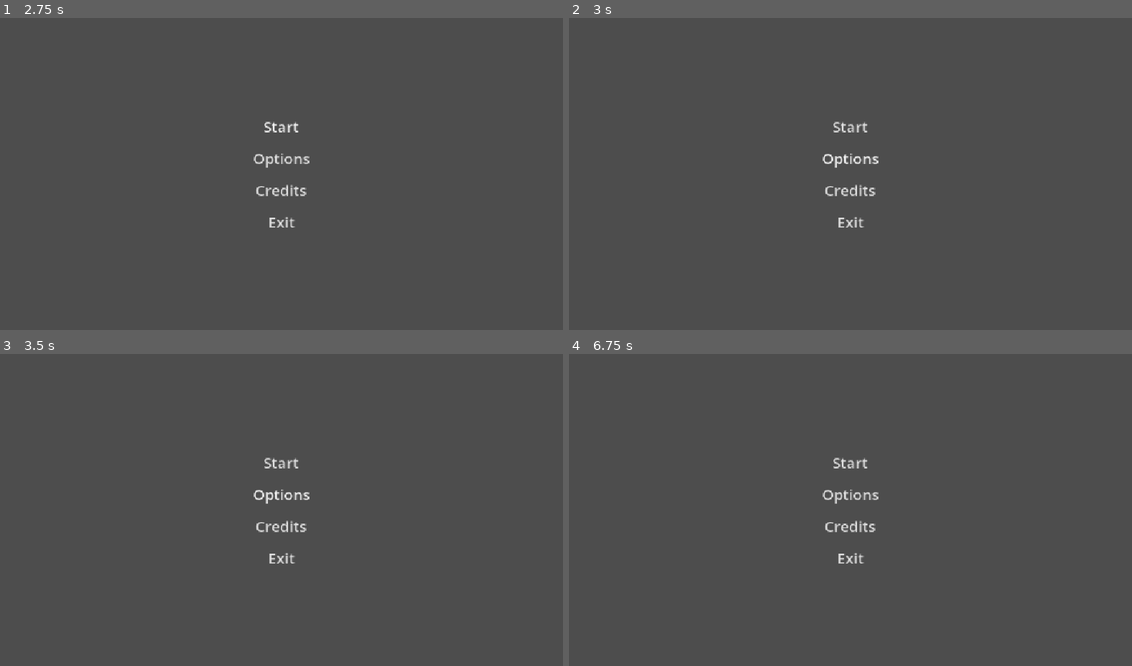
Above: before the commit, frames 1-4 (two rows, left to right).
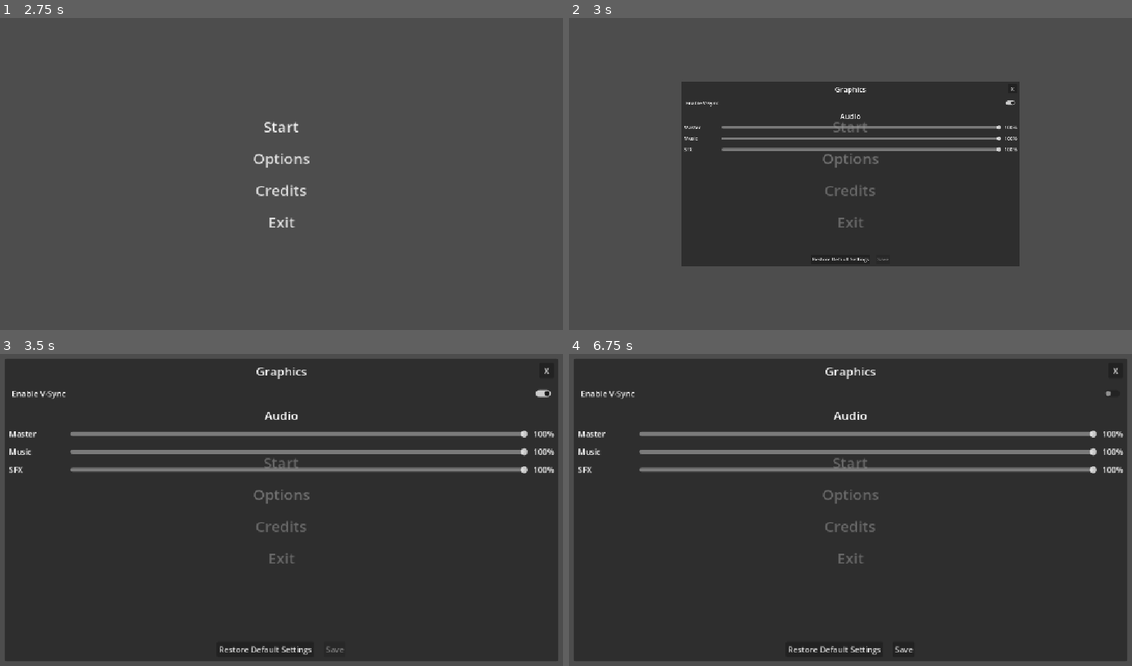
Above: after the commit, the same moments.

Repository: NetroScript/iFSRGameJam2026
Game: Godot game, scene res://scenes/MainStage.tscn
Same seed, same stepped clock (60 frames per second), same inputs: the game is played once before the commit and once after it. Before the commit the project starts from res://scenes/gui/MainMenu.tscn.
Inputs (mouse positions are in pixels of both pictures, inside the frame that each line leads up to):
- Up to frame 1 (2.75 s): click "Start" at 0.5 s; click "Start" at 1.25 s; click "Start" at 2 s
- Up to frame 2 (3 s): click "Options" at 2.75 s
- Up to frame 3 (3.5 s): no input
- Up to frame 4 (6.75 s): click (833, 650) at 3.5 s, where only the run after the commit has a clickable "Restore Default Settings"; click (1115, 369) at 4.25 s, where only the run after the commit has a clickable "X"; click "Credits" at 5 s; tap O at 5.85 s; click (850, 394) at 6.5 s, where only the run after the commit has a clickable "Enable V-Sync"

Frame 1 is identical in both runs. In frame 2, 35% of the frame differs, in the area x 19-81%, y 20-80%; in frame 3, 94%; in frame 4, 94%, in the area x 0-100%, y 1-99%.

Commit message:
Add a main staging scene with always available settings menu

Diff:
--- a/project.godot
+++ b/project.godot
@@ -11,7 +11,7 @@
 [application]
 
 config/name="iFSRGameJam2026"
-run/main_scene="uid://wckarbcnw7jo"
+run/main_scene="uid://xc7tlwt70oxa"
 config/features=PackedStringArray("4.7", "GL Compatibility")
 config/icon="res://icon.svg"
 
--- /dev/null
+++ b/scenes/MainStage.tscn
@@ -0,0 +1,58 @@
+[gd_scene format=3 uid="uid://xc7tlwt70oxa"]
+
+[ext_resource type="PackedScene" uid="uid://wckarbcnw7jo" path="res://scenes/gui/MainMenu.tscn" id="1_to7s8"]
+[ext_resource type="PackedScene" uid="uid://da7q2hlv4ol03" path="res://scenes/gui/Popups/SettingsMenu.tscn" id="2_p4jr8"]
+
+[sub_resource type="GDScript" id="GDScript_4ityg"]
+script/source = "extends MarginContainer
+
+func _ready() -> void:
+	GState.settings_open_changed.connect(_update_open)
+	_update_open(GState.settings_open, 0.0)
+
+func _update_open(open: bool, animation_duration: = 0.3) -> void:
+	if open:
+		offset_transform_scale = Vector2(0.00001, 0.00001)
+		show()
+		create_tween().tween_property(self, 'offset_transform_scale', Vector2(1.0,1.0), animation_duration)
+	else:
+		offset_transform_scale = Vector2(1.0,1.0)
+		var tween := create_tween()
+		tween.tween_property(self, 'offset_transform_scale', Vector2(0.0,0.0), animation_duration)
+		tween.tween_callback(hide)
+
+func _unhandled_key_input(event: InputEvent) -> void:
+	var e := event as InputEventKey
+
+	if e.pressed and e.keycode == KEY_O:
+		GState.settings_open = !GState.settings_open
+"
+
+[node name="MainStage" type="Node" unique_id=555776025]
+
+[node name="LoadedScene" type="Node" parent="." unique_id=1924027610]
+unique_name_in_owner = true
+
+[node name="MainMenu" parent="LoadedScene" unique_id=1412661822 instance=ExtResource("1_to7s8")]
+
+[node name="CanvasLayer" type="CanvasLayer" parent="." unique_id=740750799]
+
+[node name="Settings" type="MarginContainer" parent="CanvasLayer" unique_id=1688230196]
+unique_name_in_owner = true
+visible = false
+anchors_preset = 15
+anchor_right = 1.0
+anchor_bottom = 1.0
+grow_horizontal = 2
+grow_vertical = 2
+size_flags_horizontal = 3
+size_flags_vertical = 3
+offset_transform_enabled = true
+theme_override_constants/margin_left = 20
+theme_override_constants/margin_top = 20
+theme_override_constants/margin_right = 20
+theme_override_constants/margin_bottom = 20
+script = SubResource("GDScript_4ityg")
+
+[node name="SettingsMenu" parent="CanvasLayer/Settings" unique_id=1023722682 instance=ExtResource("2_p4jr8")]
+layout_mode = 2
--- a/scenes/gui/MainMenu.tscn
+++ b/scenes/gui/MainMenu.tscn
@@ -2,6 +2,13 @@
 
 [sub_resource type="Theme" id="Theme_jes8i"]
 default_font_size = 30
+
+[sub_resource type="GDScript" id="GDScript_n3jsm"]
+script/source = "extends Button
+
+func _pressed() -> void:
+	GState.settings_open = true
+"
 
 [sub_resource type="GDScript" id="GDScript_jes8i"]
 script/source = "extends Button
@@ -51,6 +58,7 @@
 mouse_default_cursor_shape = 2
 text = "Options"
 flat = true
+script = SubResource("GDScript_n3jsm")
 
 [node name="Credits" type="Button" parent="MarginContainer/CenterContainer/VBoxContainer" unique_id=2110641265]
 layout_mode = 2
--- a/scenes/gui/Popups/SettingsMenu.tscn
+++ b/scenes/gui/Popups/SettingsMenu.tscn
@@ -3,6 +3,8 @@
 [ext_resource type="Script" uid="uid://8pvllssfg52c" path="res://scripts/state/GStateBooleanSetting.gd" id="1_iq6gb"]
 [ext_resource type="Script" uid="uid://edx4fjtvaouv" path="res://scripts/gui/AudioBusSettingsBuilder.gd" id="2_tq5p4"]
 [ext_resource type="Script" uid="uid://cssxbioe67kea" path="res://scripts/gui/SettingsSaveControls.gd" id="3_d7b0y"]
+
+[sub_resource type="StyleBoxEmpty" id="StyleBoxEmpty_4pgql"]
 
 [sub_resource type="GDScript" id="GDScript_h0jln"]
 script/source = "extends Button
@@ -12,22 +14,12 @@
 	GState.settings_open = false
 "
 
-[sub_resource type="StyleBoxEmpty" id="StyleBoxEmpty_4pgql"]
-
 [node name="SettingsMenu" type="PanelContainer" unique_id=1023722682]
 anchors_preset = 15
 anchor_right = 1.0
 anchor_bottom = 1.0
 grow_horizontal = 2
 grow_vertical = 2
-
-[node name="Close" type="Button" parent="." unique_id=906284031]
-custom_minimum_size = Vector2(30, 30)
-layout_mode = 2
-size_flags_horizontal = 8
-size_flags_vertical = 0
-text = "X"
-script = SubResource("GDScript_h0jln")
 
 [node name="MarginContainer" type="MarginContainer" parent="." unique_id=2053667778]
 layout_mode = 2
@@ -50,6 +42,7 @@
 
 [node name="CheckButton" type="CheckButton" parent="MarginContainer/VBoxContainer" unique_id=413098250]
 layout_mode = 2
+mouse_default_cursor_shape = 2
 button_pressed = true
 text = "Enable V-Sync"
 script = ExtResource("1_iq6gb")
@@ -79,8 +72,19 @@
 
 [node name="Restore" type="Button" parent="MarginContainer/VBoxContainer/SaveControls" unique_id=8484543]
 layout_mode = 2
+mouse_default_cursor_shape = 2
 text = "Restore Default Settings"
 
 [node name="Save" type="Button" parent="MarginContainer/VBoxContainer/SaveControls" unique_id=1672118383]
 layout_mode = 2
+mouse_default_cursor_shape = 2
 text = "Save"
+
+[node name="Close" type="Button" parent="MarginContainer" unique_id=906284031]
+custom_minimum_size = Vector2(30, 30)
+layout_mode = 2
+size_flags_horizontal = 8
+size_flags_vertical = 0
+mouse_default_cursor_shape = 2
+text = "X"
+script = SubResource("GDScript_h0jln")
--- a/scripts/state/GState.gd
+++ b/scripts/state/GState.gd
@@ -444,8 +444,8 @@
 	for bus_index in AudioServer.get_bus_count():
 		var bus_name := AudioServer.get_bus_name(bus_index)
 
-		audio_bus_volumes[bus_name] = 1.0
-		audio_bus_mutes[bus_name] = false
+		set_audio_bus_volume(bus_name, 1.0)
+		set_audio_bus_muted(bus_name, false)
 
 	apply_all_settings()
 	unsaved_settings_changed.emit(has_unsaved_settings())
